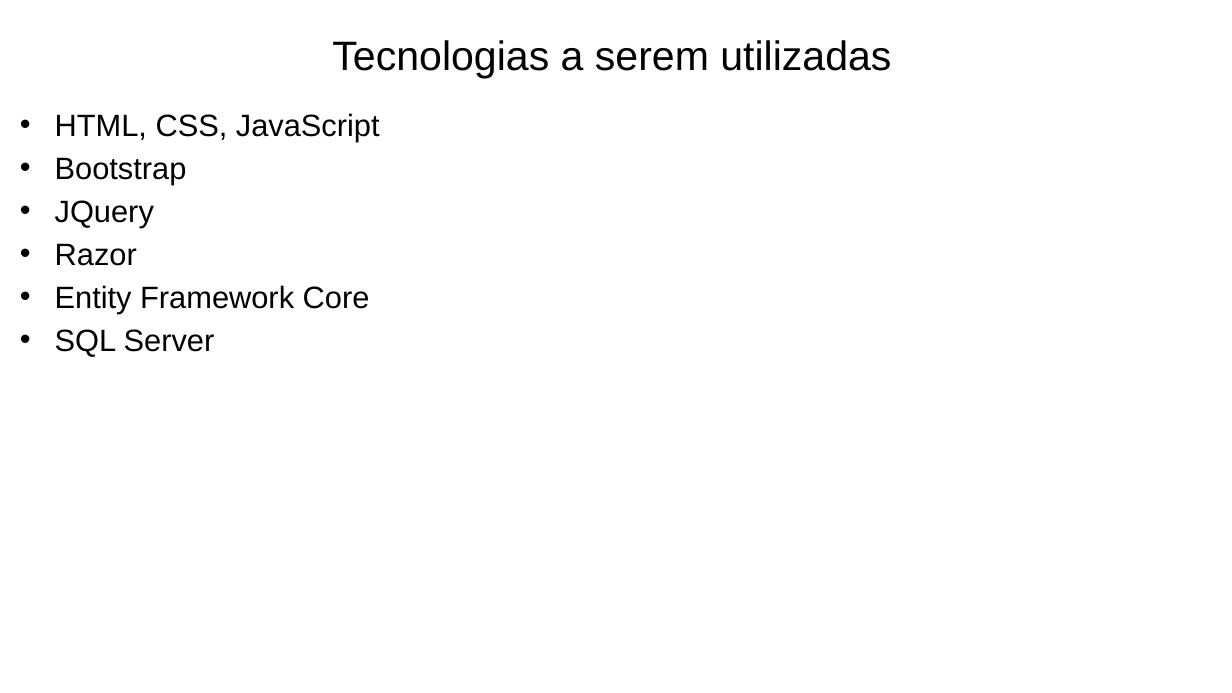
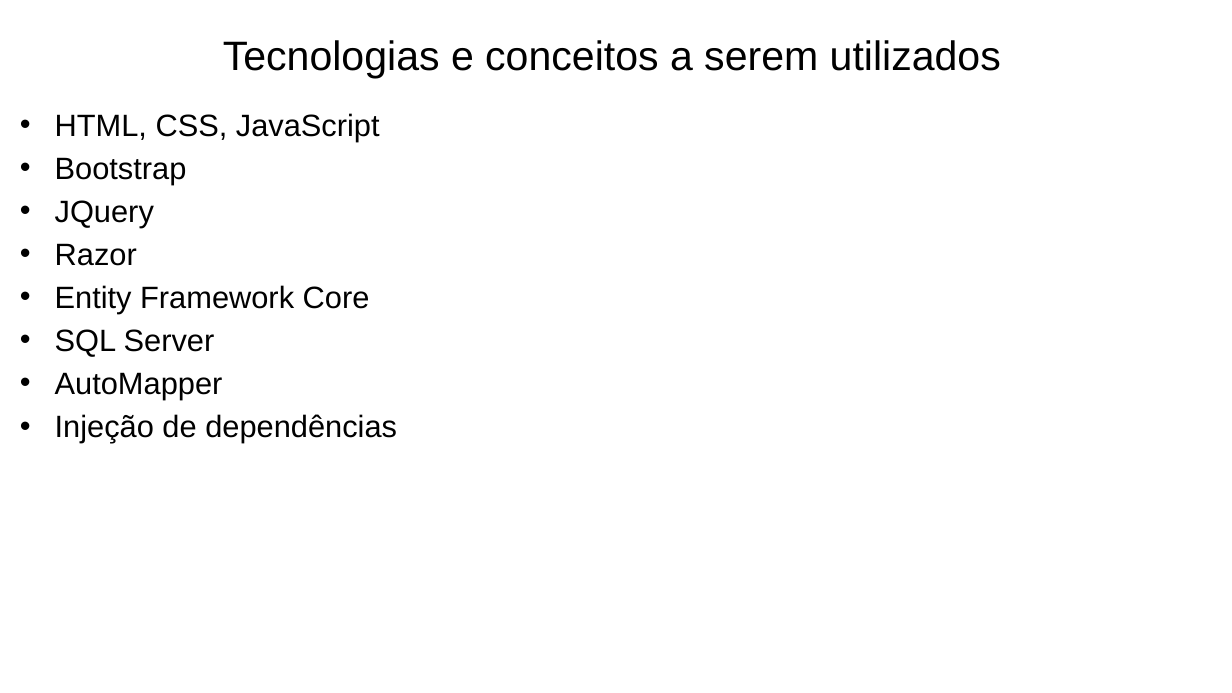
Before and after one commit to prodest/workshop-aspnet-core-mvc, a slide deck: slide 24 of workshop-aspnet-core-mvc.pptx. Drawn at 1232x693 pixels with LibreOffice and Linux fonts; fonts in the diff are those of the drawing; background and template pictures are left out. Boxes give left, top, right and bottom in pixels: in the first picture for what was removed or moved away, otherwise in the second. Text is boxed around its words. In the diff, an @@ line names an element or a change of style, - is before the commit and + after.

```diff
--- a/workshop-aspnet-core-mvc.pptx
+++ b/workshop-aspnet-core-mvc.pptx
@@ text at (223, 40, 1001, 78): text changed @@
-Tecnologias a serem utilizadas
+Tecnologias e conceitos a serem utilizados
@@ text at (55, 372, 397, 443): paragraphs added @@
+• AutoMapper
+• Injeção de dependências
```
Also in this commit, not shown: 2 other slides changed, 4 slides added.
